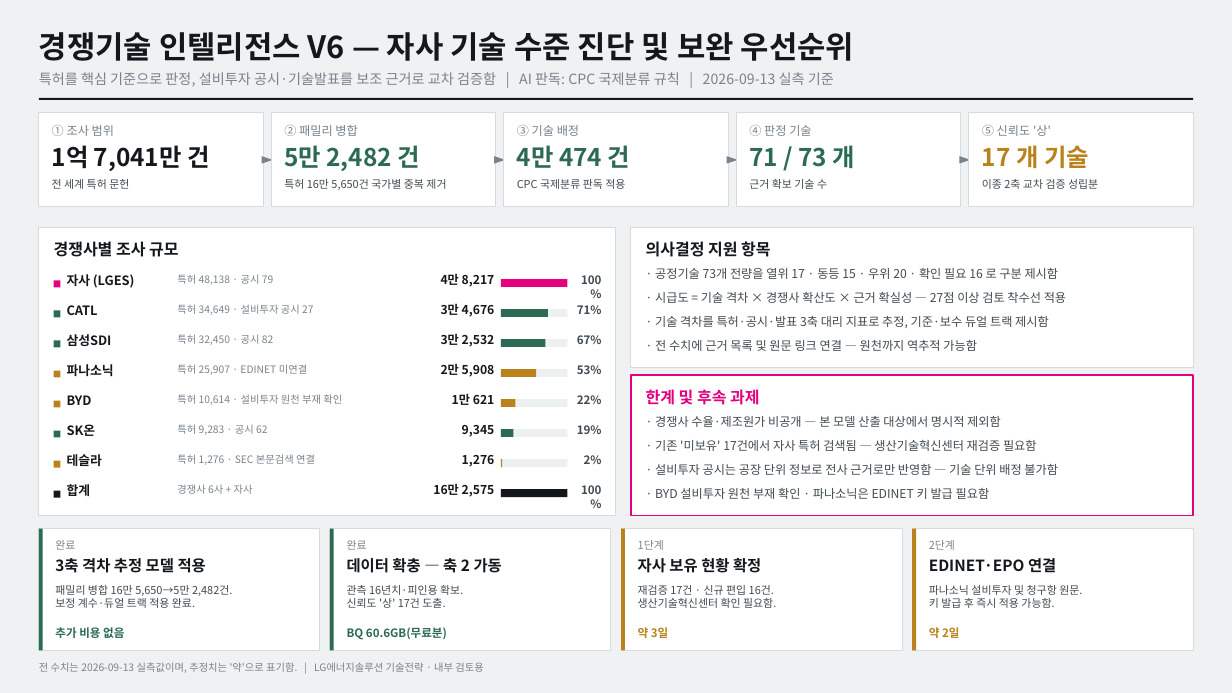
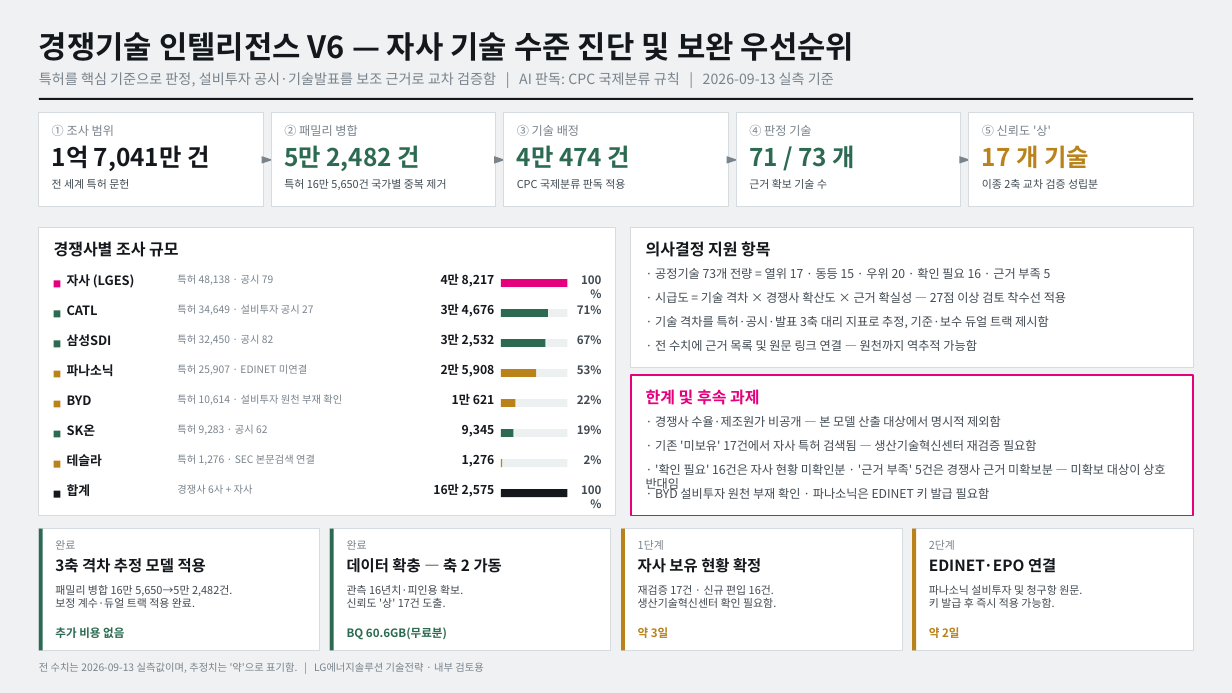
Before and after one commit to blastment-web/AI, a slide deck: slide 1 of docs/경쟁기술_인텔리전스_구조_V6.pptx. Drawn at 1232x693 pixels with LibreOffice and Linux fonts; fonts in the diff are those of the drawing. Boxes give left, top, right and bottom in pixels: in the first picture for what was removed or moved away, otherwise in the second. Text is boxed around its words. In the diff, an @@ line names an element or a change of style, - is before the commit and + after.

```diff
--- a/docs/경쟁기술_인텔리전스_구조_V6.pptx
+++ b/docs/경쟁기술_인텔리전스_구조_V6.pptx
@@ text at [655, 268, 1051, 279]: text changed @@
-· 공정기술 73개 전량을 열위 17 · 동등 15 · 우위 20 · 확인 필요 16 로 구분 제시함
+· 공정기술 73개 전량 = 열위 17 · 동등 15 · 우위 20 · 확인 필요 16 · 근거 부족 5
@@ text at [646, 464, 1165, 493]: text changed @@
-· 설비투자 공시는 공장 단위 정보로 전사 근거로만 반영함 — 기술 단위 배정 불가함
+· '확인 필요' 16건은 자사 현황 미확인분 · '근거 부족' 5건은 경쟁사 근거 미확보분 — 미확보 대상이 상호 반대임
```
Also in this commit, not shown: 8 other files.
